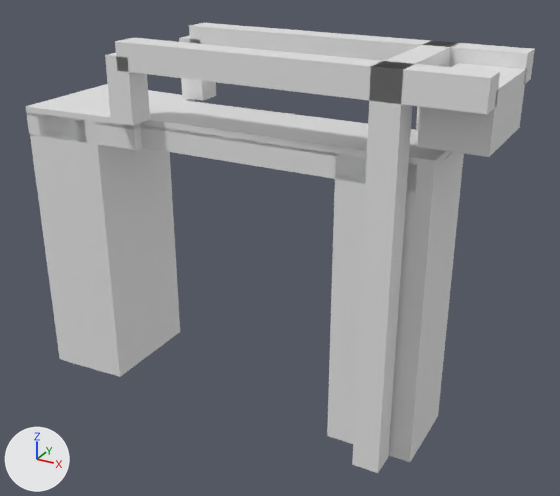
The glTF model models/barendrecht/barendrecht-brug-967ddde0/barendrecht-brug-967ddde0.glb as it was, and as the next commit left it.
Both versions are drawn from a 50 mm lens placed at (13.53, -21.53, 6.76), pointed at (1.57, 0.21, -4.11). The lights are fixed; the arrows at lower left show +X, +Y and +Z. The older version comes first.

The first picture shows 'building:balans', 'building:balans 2', 'building:contragewicht', 'building:hamei', 'building:hamei 2', 'building:hangstang', 'building:hangstang 2', 'building:portaal', 'road:dek', 'road:fietspad', 'road:landhoofd (aangenomen)', 'road:landhoofd (aangenomen) 2'.
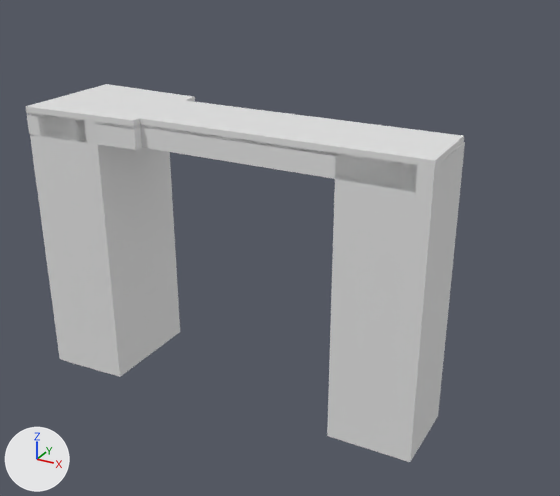
What differs and where, as boxes (x1, y1, x2, y2) in the pictures (560 x 496 px):
```json
{"object": "building:hamei 2", "change": "deleted", "before": [352, 61, 413, 473]}
{"object": "building:balans 2", "change": "deleted", "before": [115, 38, 500, 114]}
{"object": "building:balans", "change": "deleted", "before": [189, 23, 535, 84]}
{"object": "building:contragewicht", "change": "deleted", "before": [417, 63, 527, 157]}
{"object": "building:hangstang 2", "change": "deleted", "before": [105, 53, 150, 125]}
{"object": "building:portaal", "change": "deleted", "before": [378, 43, 452, 67]}
{"object": "building:hangstang", "change": "deleted", "before": [179, 36, 216, 101]}
{"object": "building:hamei", "change": "deleted", "before": [416, 41, 457, 130]}
```

The change, as JSON lines over the scene's bpy script:
```json
{"op": "remove", "block": "ob_building_hamei", "code": ["ob_building_hamei = bpy.data.objects.new('building:hamei', me_hamei)", "ob_building_hamei.location = (0.0, 0.0, 0.0)"]}
{"op": "remove", "block": "ob_building_hamei_2", "code": ["ob_building_hamei_2 = bpy.data.objects.new('building:hamei 2', me_hamei_2)", "ob_building_hamei_2.location = (0.0, 0.0, 0.0)"]}
{"op": "remove", "block": "ob_building_portaal", "code": ["ob_building_portaal = bpy.data.objects.new('building:portaal', me_portaal)", "ob_building_portaal.location = (0.0, 0.0, 0.0)"]}
{"op": "remove", "block": "ob_building_balans", "code": ["ob_building_balans = bpy.data.objects.new('building:balans', me_balans)", "ob_building_balans.location = (0.0, 0.0, 0.0)"]}
{"op": "remove", "block": "ob_building_hangstang", "code": ["ob_building_hangstang = bpy.data.objects.new('building:hangstang', me_hangstang)", "ob_building_hangstang.location = (0.0, 0.0, 0.0)"]}
{"op": "remove", "block": "ob_building_balans_2", "code": ["ob_building_balans_2 = bpy.data.objects.new('building:balans 2', me_balans_2)", "ob_building_balans_2.location = (0.0, 0.0, 0.0)"]}
{"op": "remove", "block": "ob_building_hangstang_2", "code": ["ob_building_hangstang_2 = bpy.data.objects.new('building:hangstang 2', me_hangstang_2)", "ob_building_hangstang_2.location = (0.0, 0.0, 0.0)"]}
{"op": "remove", "block": "ob_building_contragewicht", "code": ["ob_building_contragewicht = bpy.data.objects.new('building:contragewicht', me_contragewicht)", "ob_building_contragewicht.location = (0.0, 0.0, 0.0)"]}
```
